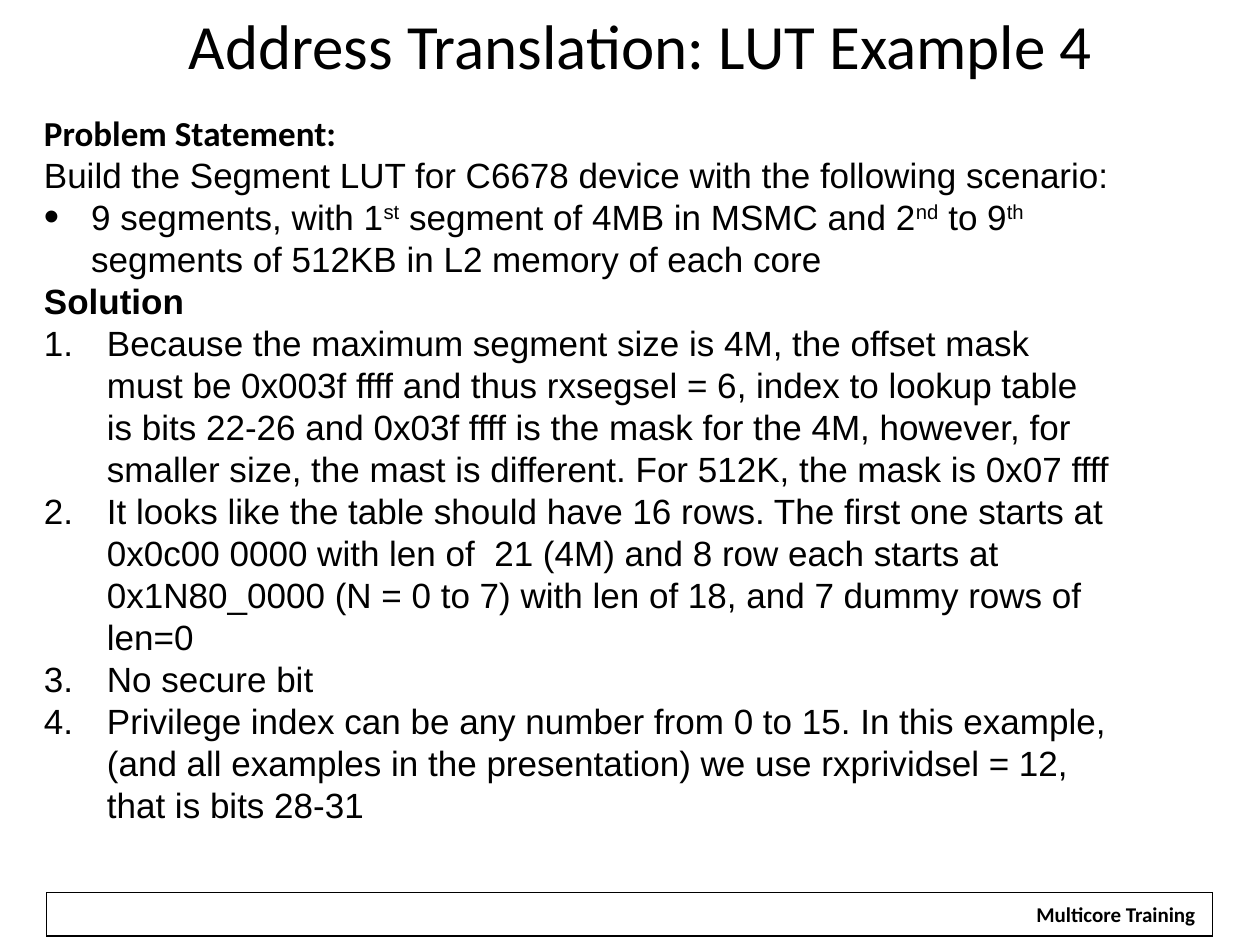
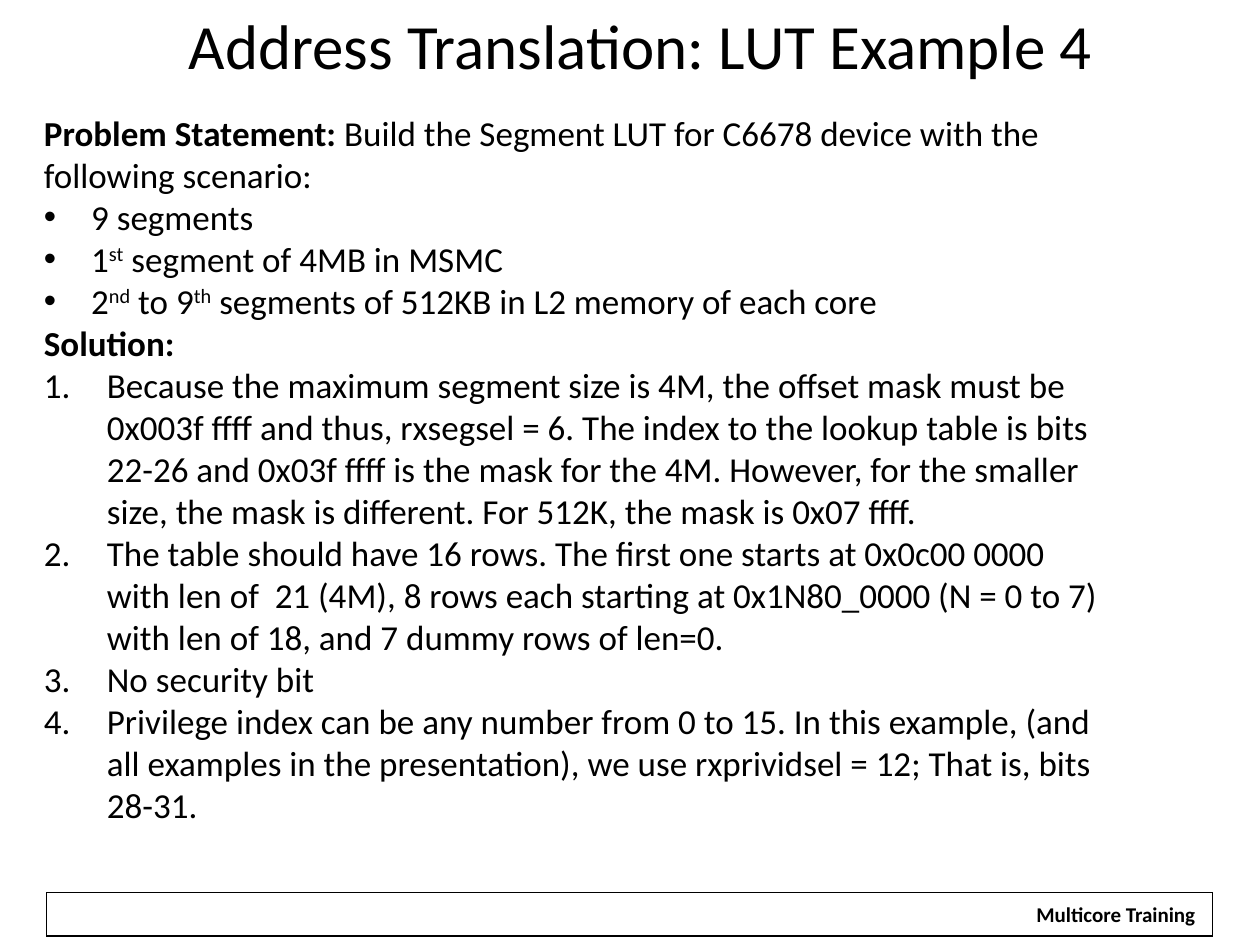
Before and after one commit to hari1989/keystone-workshop, a slide deck: slide 40 of slides/Intro to Hyperlink.pptx (slide 38 before the commit). Drawn at 1260x945 pixels with LibreOffice and Linux fonts; fonts in the diff are those of the drawing; background and template pictures are left out. Boxes give left, top, right and bottom in pixels: in the first picture for what was removed or moved away, otherwise in the second. Text is boxed around its words. In the diff, an @@ line names an element or a change of style, - is before the commit and + after.

```diff
--- a/slides/Intro to Hyperlink.pptx
+++ b/slides/Intro to Hyperlink.pptx
@@ text at [44,121,1096,819]: text changed; font Arial to Calibri @@
-Problem Statement:
-Build the Segment LUT for C6678 device with the following scenario:
-• 9 segments, with 1st segment of 4MB in MSMC and 2nd to 9th segments of 512KB in L2 memory of each core
-Solution
-1. Because the maximum segment size is 4M, the offset mask must be 0x003f ffff and thus rxsegsel = 6, index to lookup table is bits 22-26 and 0x03f ffff is the mask for the 4M, however, for smaller size, the mast is different. For 512K, the mask is 0x07 ffff
-2. It looks like the table should have 16 rows. The first one starts at 0x0c00 0000 with len of 21 (4M) and 8 row each starts at 0x1N80_0000 (N = 0 to 7) with len of 18, and 7 dummy rows of len=0
-3. No secure bit
-4. Privilege index can be any number from 0 to 15. In this example, (and all examples in the presentation) we use rxprividsel = 12, that is bits 28-31
+Problem Statement: Build the Segment LUT for C6678 device with the following scenario:
+• 9 segments
+• 1st segment of 4MB in MSMC
+• 2nd to 9th segments of 512KB in L2 memory of each core
+Solution:
+1. Because the maximum segment size is 4M, the offset mask must be 0x003f ffff and thus, rxsegsel = 6. The index to the lookup table is bits 22-26 and 0x03f ffff is the mask for the 4M. However, for the smaller size, the mask is different. For 512K, the mask is 0x07 ffff.
+2. The table should have 16 rows. The first one starts at 0x0c00 0000 with len of 21 (4M), 8 rows each starting at 0x1N80_0000 (N = 0 to 7) with len of 18, and 7 dummy rows of len=0.
+3. No security bit
+4. Privilege index can be any number from 0 to 15. In this example, (and all examples in the presentation), we use rxprividsel = 12; That is, bits 28-31.
```
Also in this commit, not shown: 45 other slides changed, 3 slides added, 1 slide removed.
